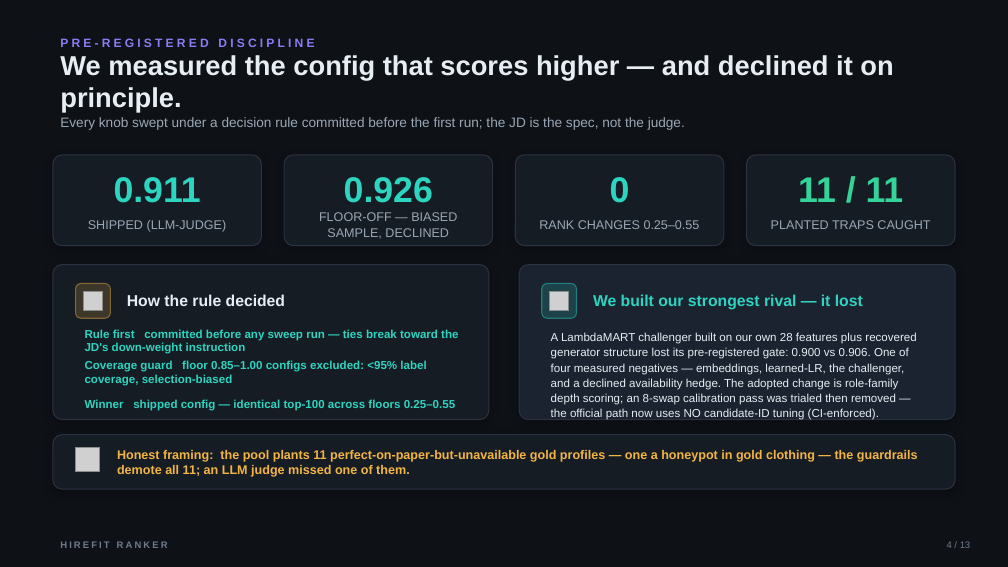
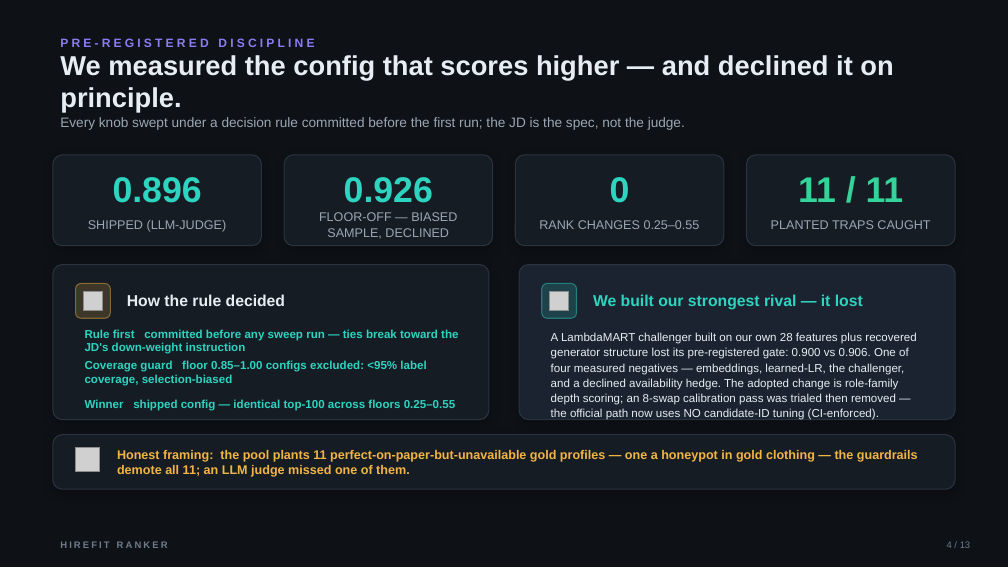
Before and after one commit to bansalbhunesh/redrob-hirefit-ranker, a slide deck: slide 4 of docs/HireFit_Ranker_Redrob_POLISHED.pptx. Drawn at 1008x567 pixels with LibreOffice and Linux fonts; fonts in the diff are those of the drawing; grey boxes stand for pictures. Boxes give left, top, right and bottom in pixels: in the first picture for what was removed or moved away, otherwise in the second. Text is boxed around its words. In the diff, an @@ line names an element or a change of style, - is before the commit and + after.

```diff
--- a/docs/HireFit_Ranker_Redrob_POLISHED.pptx
+++ b/docs/HireFit_Ranker_Redrob_POLISHED.pptx
@@ text at box(113, 177, 202, 203): text changed @@
-0.911
+0.896
```
Also in this commit, not shown: 1 other slide changed, 2 other files.
